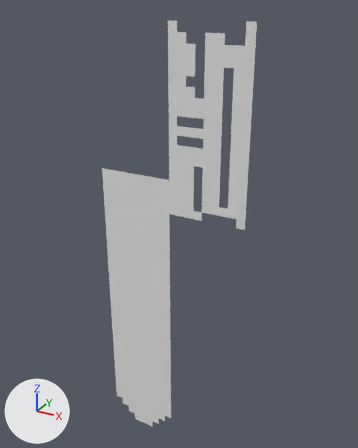
The OBJ model Assets/Tiled2Unity/Meshes/FPLevelRight.obj as it was, and as the next commit left it.
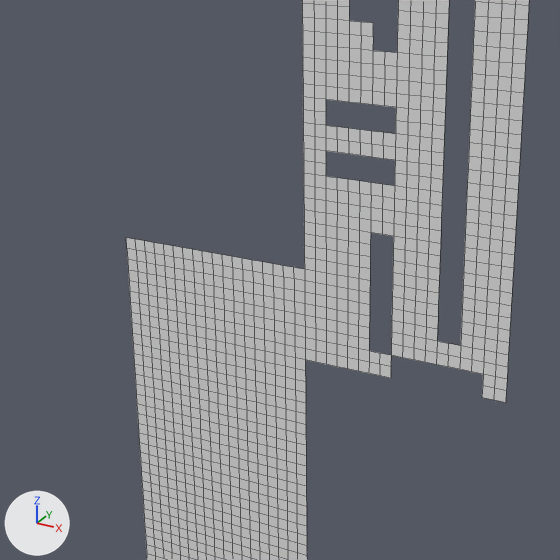
Each version appears first whole from a 50 mm camera at (1809.0, -5682.0, -672.0) aimed at (-1473.0, 284.0, -3655.0), and next in a close-up on the part from 15% to 74% of the width and 18% to 65% of the height. The lights are fixed; the arrows at lower left show +X, +Y and +Z. The close-ups show mesh edges as thin lines. Where no turn or scale is listed for an object, it has been applied to the vertices.

Names of what the first close-up shows: 'FPLevelRight'.
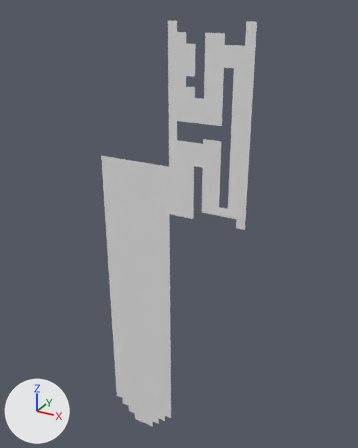
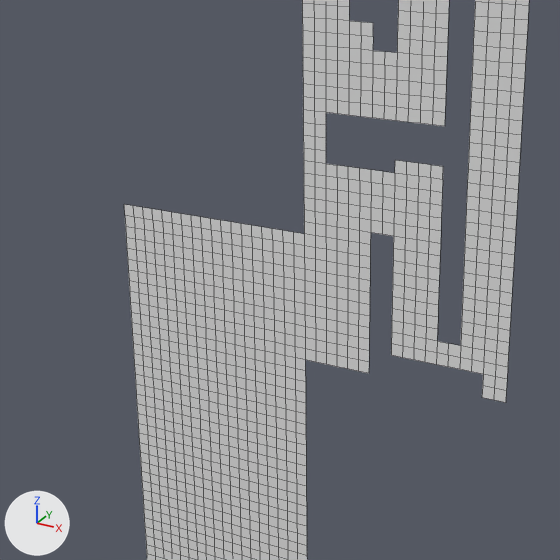
Diff of the bpy script that builds the scene:
```diff
--- a/Assets/Tiled2Unity/Meshes/FPLevelRight.obj.py
+++ b/Assets/Tiled2Unity/Meshes/FPLevelRight.obj.py
@@ me_fplevelright @@
 # used by ob_fplevelright; location = (0.0, 0.0, 0.0)
-me_fplevelright.from_pydata(...)  # 2037 vertices, 1820 faces; spans x -2624.0..-320.0, y 0.0, z -7616.0..-832.0
+me_fplevelright.from_pydata(...)  # 2071 vertices, 1858 faces; spans x -2624.0..-320.0, y 0.0, z -7616.0..-832.0
+# me_fplevelright part 1
+# 30 vertices are removed from x -1280.0..-704.0, y 0.0, z -3392.0..-2112.0
+# 28 faces are deleted
+# 23 new vertices lie (0.0, 0.0, 64.0) away from vertices in x -2624.0..-1024.0, y 0.0, z -2880.0..-2368.0
+# 18 new vertices lie (0.0, 0.0, 64.0) away from vertices in x -2624.0..-1536.0, y 0.0, z -2816.0
+# 18 new vertices lie (0.0, 0.0, 64.0) away from vertices in x -2624.0..-1536.0, y 0.0, z -2752.0
+# 5 new vertices lie (0.0, 0.0, -64.0) away from vertices in x -1280.0..-1024.0, y 0.0, z -1984.0
+# 66 new faces join them
```

Where the change shows, as pixel boxes [x1, y1, x2, y2] in the close-ups (560 x 560 px):
'FPLevelRight', reshaped: before [126, 0, 529, 560]; after [124, 0, 529, 560]
part 1 of me_fplevelright, built on: before [326, 121, 445, 378]; after [124, 100, 396, 269]
